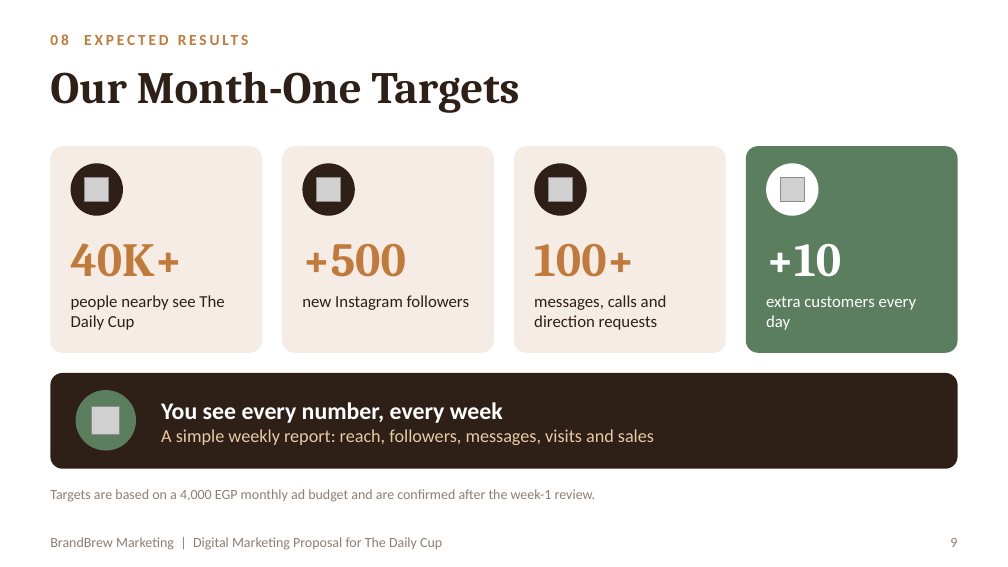
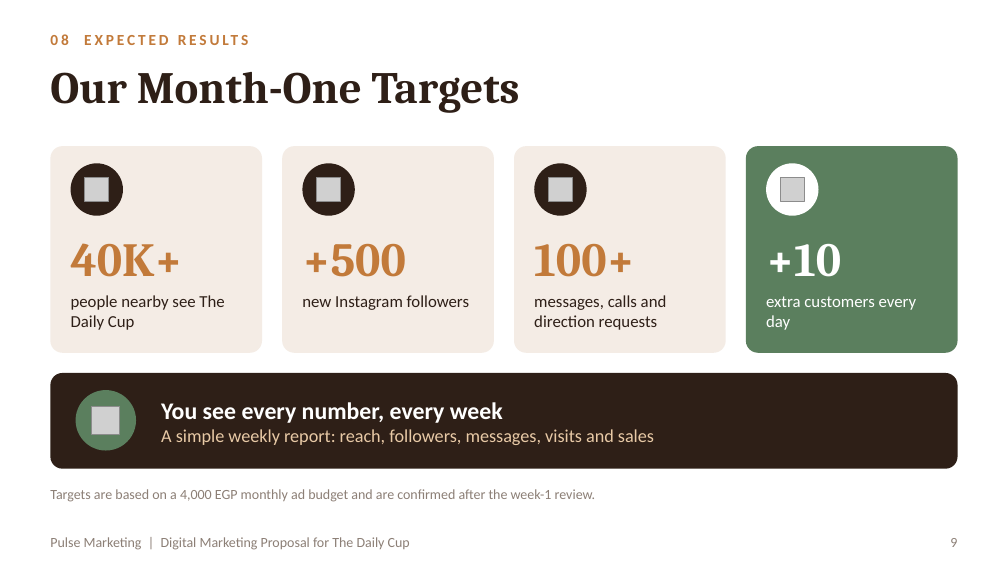
Before and after one commit to RahmaOshba/RahmaOshba, a slide deck: slide 9 of Cafe_Marketing_Proposal.pptx. Drawn at 1008x567 pixels with LibreOffice and Linux fonts; fonts in the diff are those of the drawing; grey boxes stand for pictures. Boxes give left, top, right and bottom in pixels: in the first picture for what was removed or moved away, otherwise in the second. Text is boxed around its words. In the diff, an @@ line names an element or a change of style, - is before the commit and + after.

```diff
--- a/Cafe_Marketing_Proposal.pptx
+++ b/Cafe_Marketing_Proposal.pptx
@@ text at [50, 537, 410, 550]: text changed @@
-BrandBrew Marketing | Digital Marketing Proposal for The Daily Cup
+Pulse Marketing | Digital Marketing Proposal for The Daily Cup
```
Also in this commit, not shown: 12 other slides changed.
